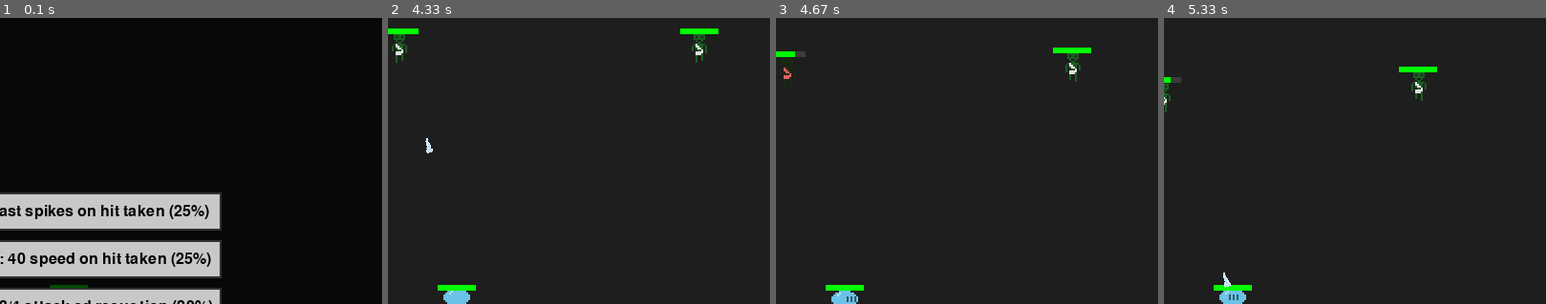
Above: before the commit, frames 1-4 (left to right).
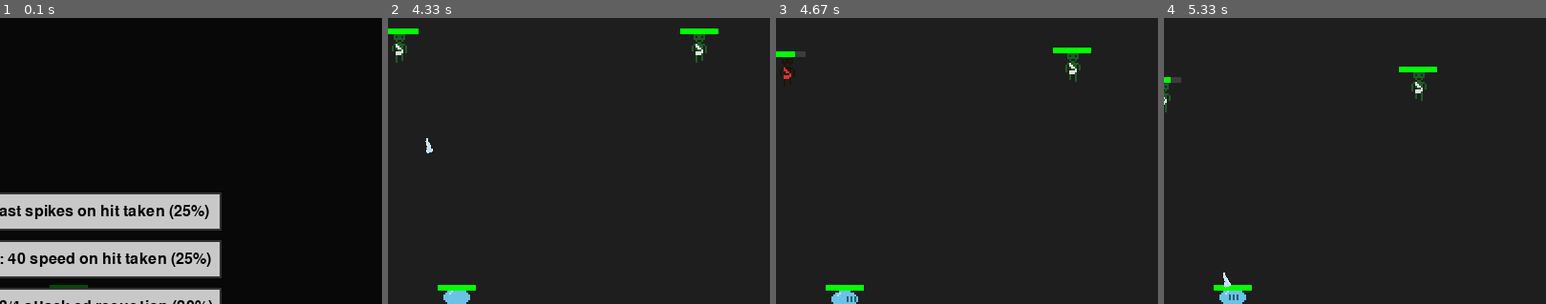
Above: after the commit, the same moments.

Repository: NullBrainReference/dv_pygame_vamplike
Game: pygame game, started from main.py
The game is run twice, just before and just after one commit, with the same random seed, the same clock (stepped at 60 frames per second) and the same inputs.
Inputs (mouse positions are % of the whole screen's width and height, from its top left):
- Up to frame 1 (0.1 s): no input
- Up to frame 2 (4.33 s): click "Spikes: Cast spikes on hit ta…" at 0.38 s; hold D 0.67-1.13 s; move the mouse to (46, 54) at 0.7 s; tap 2 at 2.17 s; tap 1 at 2.5 s; hold A 2.83-3.37 s; hold S 3.4-3.7 s; hold A 3.73-4.13 s; hold W from 4.17 s (still down)
- Up to frame 3 (4.67 s): release W at 4.53 s; hold D from 4.57 s (still down)
- Up to frame 4 (5.33 s): release D at 5.2 s; hold S from 5.23 s (still down)
The pictures show only the part of the screen within x 41-91%, y 0-50%; the shares and areas given below are measured in that part.

Frames 1-2 are identical in both runs. In frame 3, less than 0.1% of the frame differs, in the area x 2-4%, y 17-22%; in frame 4, nothing differs.

Commit message:
collider

Diff:
--- /dev/null
+++ b/Collision/Collider.py
@@ -0,0 +1,21 @@
+import pygame
+from .IPosition import IPosition
+
+#TODO make ABS, also make more shapes if needed
+class Collider:
+    def __init__(self,
+                 parent: IPosition,
+                 radius: float,
+                 offset: pygame.Vector2 = pygame.Vector2()):
+        self.parent = parent
+        self.radius = radius
+        self.offset = offset
+
+    @property
+    def center(self) -> pygame.Vector2:
+        return self.parent.pos + self.offset
+
+    def intersects(self, other: "Collider") -> bool:
+        dist_sq = (self.center - other.center).length_squared()
+        r_sum = self.radius + other.radius
+        return dist_sq <= r_sum * r_sum
--- /dev/null
+++ b/Collision/IPosition.py
@@ -0,0 +1,7 @@
+import pygame
+from typing import Protocol
+
+class IPosition(Protocol):
+    @property
+    def pos(self) -> pygame.Vector2:
+        pass
--- a/GameManagement/GameManager.py
+++ b/GameManagement/GameManager.py
@@ -32,10 +32,8 @@
 
 from .SpawnController         import SpawnController
 from .SummonerSpawnController import SummonerSpawnController
-
-
-MAX_PROJECTILE_DIST_SQ = 1000 ** 2
-HIT_RADIUS_SQ          = 20 ** 2
+from .SpawnersSetup import get_spawners
+from Weapon.Weapon  import MAX_PROJECTILE_DIST_SQ
 
 class GameManager:
     def __init__(self, screen):
@@ -48,89 +46,7 @@
 
         self.camera = Camera(screen.get_size())
 
-        self.spawners = [
-            SpawnController(
-                hp               = 30,
-                weapon_cls       = Bow,
-                spawn_rate       = 2.0,
-                name             = "Spider",
-                chance           = 0.1,
-                attack_rate      = 1.2,
-                damage           = 6,
-                speed            = 28,
-                scale            = 1.6,
-                target_range     = 300,
-                progression_lvl  = 0.0,
-            ),
-            SpawnController(
-                hp               = 30,
-                weapon_cls       = Bow,
-                spawn_rate       = 2.0,
-                name             = "Spider",
-                chance           = 0.2,
-                attack_rate      = 1.2,
-                damage           = 6,
-                speed            = 28,
-                scale            = 1.6,
-                target_range     = 300,
-                progression_lvl  = 0.9,
-            ),
-            SpawnController(
-                hp               = 30,
-                weapon_cls       = Sword,
-                spawn_rate       = 1.6,
-                name             = "Zombie",
-                chance           = 0.8,
-                attack_rate      = 1.4,
-                damage           = 14,
-                speed            = 48,
-                scale            = 2.0,
-                target_range     = 30,
-                progression_lvl  = 0.0,
-            ),
-            SpawnController(
-                hp               = 30,
-                weapon_cls       = Sword,
-                spawn_rate       = 1.6,
-                name             = "Zombie",
-                chance           = 0.5,
-                attack_rate      = 1.4,
-                damage           = 14,
-                speed            = 52,
-                scale            = 2.0,
-                target_range     = 30,
-                progression_lvl  = 1,
-            ),
-            SpawnController(
-                hp               = 120,
-                weapon_cls       = Sword,
-                spawn_rate       = 12.5,
-                name             = "Zombie",
-                chance           = 0.7,
-                attack_rate      = 1.4,
-                damage           = 28,
-                speed            = 62,
-                scale            = 4.5,
-                target_range     = 50,
-                progression_lvl  = 0.8,
-                reward           = 200
-            ),
-            SummonerSpawnController(
-                hp               = 40,
-                weapon_cls       = SummoningStaff,
-                spawn_rate       = 12,
-                name             = "Staffdude",
-                chance           = 0.7,
-                attack_rate      = 1.2,
-                damage           = 0,
-                speed            = 36,
-                scale            = 2.0,
-                target_range     = 280,
-                progression_lvl  = 0.9,
-                reward           = 200
-            )
-
-        ]
+        self.spawners = get_spawners()
 
         bus.subscribe(SpawnProjectile,  lambda e: self.field.projectiles.append(e.projectile))
         bus.subscribe(SpawnEffect,      lambda e: self.field.effects.append(e.effect))
@@ -229,13 +145,11 @@
                     if dx*dx + dy*dy > max_dist_sq:
                         del lst[i]
 
-        # 3) Если пауза — пропускаем всю остальную логику
         if self.paused:
             return
 
         # 4) Спавн врагов
         progression = min(self.field.player.level / 10, 1.0)
-
 
         #new spawn
         for spawner in self.spawners:
@@ -262,29 +176,32 @@
         for p in self.field.projectiles:
             p.update(dt)
 
-        # 9) Проверка попаданий
+        # 9) Collision & cleanup: iterate backwards
         units = [self.field.player] + self.field.enemies
 
-        # collision & cleanup: iterate backwards
         for i in range(len(self.field.projectiles) - 1, -1, -1):
             proj = self.field.projectiles[i]
+
             # out-of-range or dead
-            if not proj.alive or (proj.pos - proj.spawn_pos).length_squared() > MAX_PROJECTILE_DIST_SQ:
+            if (not proj.alive
+                or (proj.pos - proj.spawn_pos).length_squared() > MAX_PROJECTILE_DIST_SQ):
                 del self.field.projectiles[i]
                 continue
 
             if proj.target:
                 # directed projectile
-                if (proj.pos - proj.target.pos).length_squared() < HIT_RADIUS_SQ:
+                if proj.collider.intersects(proj.target.collider):
                     proj.target.take_damage(proj.damage)
                     proj.alive = False
             else:
-                # free projectile: hit any enemy of opposite team
+                # free projectile
                 for unit in units:
-                    if unit.team != proj.team and (proj.pos - unit.pos).length_squared() < HIT_RADIUS_SQ:
+                    if unit.team != proj.team \
+                    and proj.collider.intersects(unit.collider):
                         unit.take_damage(proj.damage)
                         proj.alive = False
                         break
+
 
     def draw(self):
         self.screen.fill((30, 30, 30))
--- /dev/null
+++ b/GameManagement/SpawnersSetup.py
@@ -0,0 +1,92 @@
+from .SpawnController         import SpawnController
+from .SummonerSpawnController import SummonerSpawnController
+from Weapon.Bow import Bow
+from Weapon.Weapon import Sword
+from Weapon.Staff import SummoningStaff
+
+def get_spawners():
+    spawners = [
+        SpawnController(
+            hp               = 30,
+            weapon_cls       = Bow,
+            spawn_rate       = 2.0,
+            name             = "Spider",
+            chance           = 0.1,
+            attack_rate      = 1.2,
+            damage           = 6,
+            speed            = 28,
+            scale            = 1.6,
+            target_range     = 300,
+            progression_lvl  = 0.0,
+        ),
+        SpawnController(
+            hp               = 30,
+            weapon_cls       = Bow,
+            spawn_rate       = 2.0,
+            name             = "Spider",
+            chance           = 0.2,
+            attack_rate      = 1.2,
+            damage           = 6,
+            speed            = 28,
+            scale            = 1.6,
+            target_range     = 300,
+            progression_lvl  = 0.9,
+        ),
+        SpawnController(
+            hp               = 30,
+            weapon_cls       = Sword,
+            spawn_rate       = 1.6,
+            name             = "Zombie",
+            chance           = 0.8,
+            attack_rate      = 1.4,
+            damage           = 14,
+            speed            = 48,
+            scale            = 2.0,
+            target_range     = 30,
+            progression_lvl  = 0.0,
+        ),
+        SpawnController(
+            hp               = 30,
+            weapon_cls       = Sword,
+            spawn_rate       = 1.6,
+            name             = "Zombie",
+            chance           = 0.5,
+            attack_rate      = 1.4,
+            damage           = 14,
+            speed            = 52,
+            scale            = 2.0,
+            target_range     = 30,
+            progression_lvl  = 1,
+        ),
+        SpawnController(
+            hp               = 120,
+            weapon_cls       = Sword,
+            spawn_rate       = 12.5,
+            name             = "Zombie",
+            chance           = 0.7,
+            attack_rate      = 1.4,
+            damage           = 28,
+            speed            = 62,
+            scale            = 4.5,
+            target_range     = 50,
+            progression_lvl  = 0.8,
+            reward           = 200
+        ),
+        SummonerSpawnController(
+            hp               = 40,
+            weapon_cls       = SummoningStaff,
+            spawn_rate       = 12,
+            name             = "Staffdude",
+            chance           = 0.7,
+            attack_rate      = 1.2,
+            damage           = 0,
+            speed            = 36,
+            scale            = 2.0,
+            target_range     = 280,
+            progression_lvl  = 0.9,
+            reward           = 200
+        )
+
+    ]
+
+    return spawners
--- a/Unit/Enemy.py
+++ b/Unit/Enemy.py
@@ -8,6 +8,7 @@
 from Events.Events      import GainExp
 from Events.EventBus    import bus
 from Effects.Visual.DamageFlashEffect import DamageFlashEffect
+from Collision.Collider import Collider
 
 class Enemy(Unit):
     def __init__(self,
@@ -19,12 +20,16 @@
                  scale: int = 1,
                  reward: int = 30):
         super().__init__(hp=hp, weapon=weapon)
-        self.pos = pos
+        self._pos = pos
         self.speed = speed
         self.enemy_type = enemy_type
         self.reward = reward
 
         self.scale = scale
+
+        #Curr sprites are 16x16 at least 1px border is empty
+        #Sides are narrower so lets assume 12px. Replace with rect later
+        self._collider = Collider(parent=self, radius=12*scale)
 
         self.animations = {
             state: ANIMATION_LIBRARY.get(f"{enemy_type}.{state}")
@@ -40,6 +45,14 @@
 
         self.team = "enemy"
 
+    @property
+    def pos(self) -> pygame.Vector2:
+        return self._pos
+
+    @property
+    def collider(self) -> Collider:
+        return self._collider
+
     def update(self, dt: float, player_pos: pygame.Vector2):
         self.update_effects(dt)
 
@@ -51,7 +64,7 @@
 
         if direction.length_squared() >= 100:
             dir_norm = direction.normalize()
-            self.pos += dir_norm * self.speed * dt
+            self._pos += dir_norm * self.speed * dt
 
             # Выбираем анимацию по направлению
             if abs(dir_norm.x) > abs(dir_norm.y):
--- a/Unit/Player.py
+++ b/Unit/Player.py
@@ -15,13 +15,18 @@
 from Events.EventBus import bus
 
 from Effects.LightningHitEffect import LightningHitEffect
+from Collision.Collider import Collider
 
 class Player(Unit):
     def __init__(self, weapon: Weapon):
         super().__init__(hp=100, weapon=weapon)
-        self.pos   = pygame.Vector2(400, 300)
+        self._pos   = pygame.Vector2(400, 300)
         self.speed = 42
         self.scale = 2
+
+        #Curr sprites are 16x16 at least 1px border is empty
+        #Sides are narrower so lets assume 12px. Replace with rect later
+        self._collider = Collider(parent=self, radius=12*self.scale)
 
         # exp / level
         self.exp       = 0
@@ -54,7 +59,7 @@
         self.anim_timer     = 0.0
         self.anim_frame_idx = 0
         self.flip_horiz     = False
-        self.flash_tint  = None
+        self.flash_tint     = None
 
         self.is_dead = False
         self.team = "player"
@@ -64,6 +69,14 @@
 
         self.add_effect(RegenerationEffect(regen_rate=3, duration=None))
         # self.add_effect(LightningHitEffect())
+
+    @property
+    def pos(self) -> pygame.Vector2:
+        return self._pos
+
+    @property
+    def collider(self) -> Collider:
+        return self._collider
 
     def update(self, dt: float):
         if self.is_dead:
@@ -82,7 +95,7 @@
         if move.length_squared() > 0:
             # Movement
             dir_norm = move.normalize()
-            self.pos += dir_norm * self.speed * dt
+            self._pos += dir_norm * self.speed * dt
 
             # anim selection
             if abs(dir_norm.x) > abs(dir_norm.y):
--- a/Unit/Unit.py
+++ b/Unit/Unit.py
@@ -1,10 +1,13 @@
 
 import pygame
 from abc import ABC, abstractmethod
+from Collision.IPosition import IPosition
+from Collision.Collider import Collider
+
 from Effects.Effect import Effect
 from Effects.Visual.DamageFlashEffect import DamageFlashEffect
 
-class Unit(ABC):
+class Unit(ABC, IPosition):
     def __init__(self, hp: float, weapon):
         self.max_hp = hp
         self.hp     = hp
@@ -15,6 +18,16 @@
         self.flash_tint = None
 
         self.add_effect(DamageFlashEffect(half_duration=0.15))
+
+    @property
+    @abstractmethod
+    def pos(self) -> pygame.Vector2:
+        pass
+
+    @property
+    @abstractmethod
+    def collider(self) -> Collider:
+        pass
 
     def add_effect(self, effect: Effect):
         self.effects.append(effect)
--- a/Weapon/Weapon.py
+++ b/Weapon/Weapon.py
@@ -3,7 +3,11 @@
 from Events.Events import SpawnProjectile, SpawnEffect
 from Events.EventBus import bus
 from GameManagement.Camera import Camera
+from Collision.IPosition import IPosition
+from Collision.Collider import Collider
 import math
+
+MAX_PROJECTILE_DIST_SQ = 1000 ** 2
 
 class Weapon:
     def __init__(self, range: float, rate: float, damage: float):
@@ -29,7 +33,7 @@
         return "Assets/Weapons/projectile.png"
 
 
-class Projectile:
+class Projectile(IPosition):
     def __init__(self,
                  pos: pygame.Vector2,
                  direction: pygame.Vector2,
@@ -37,7 +41,7 @@
                  owner,
                  target=None):
 
-        self.pos       = pos.copy()
+        self._pos      = pos.copy()
         self.spawn_pos = pos.copy()
         self.direction = direction.normalize()
         self.speed     = 300
@@ -46,6 +50,8 @@
         self.team      = getattr(owner, "team", None)
         self.target    = target
         self.alive     = True
+
+        self._collider = Collider(self, 8)
 
         self.original = pygame.image.load(
             "Assets/Weapons/projectile.png"
@@ -59,8 +65,16 @@
         )
         self.rect = self.image.get_rect()
 
+    @property
+    def pos(self) -> pygame.Vector2:
+        return self._pos
+
+    @property
+    def collider(self) -> Collider:
+        return self._collider
+
     def update(self, dt: float):
-        self.pos += self.direction * self.speed * dt
+        self._pos += self.direction * self.speed * dt
 
     def draw(self, screen: pygame.Surface, camera: Camera):
         screen_pos       = camera.apply(self.pos)
